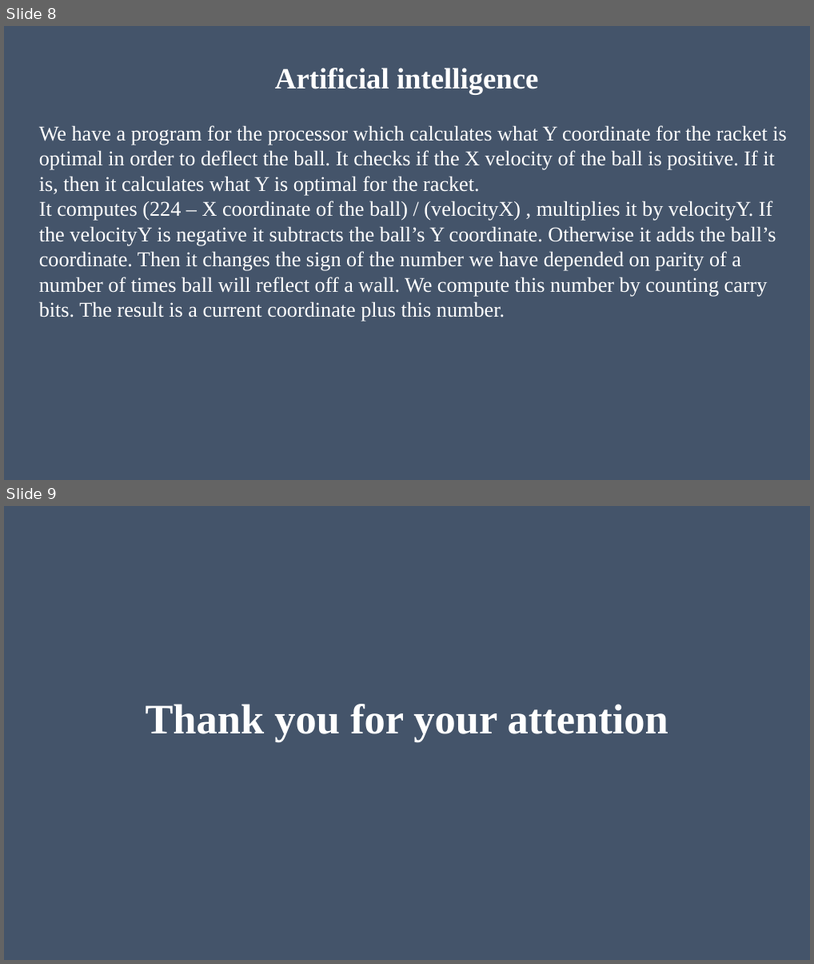
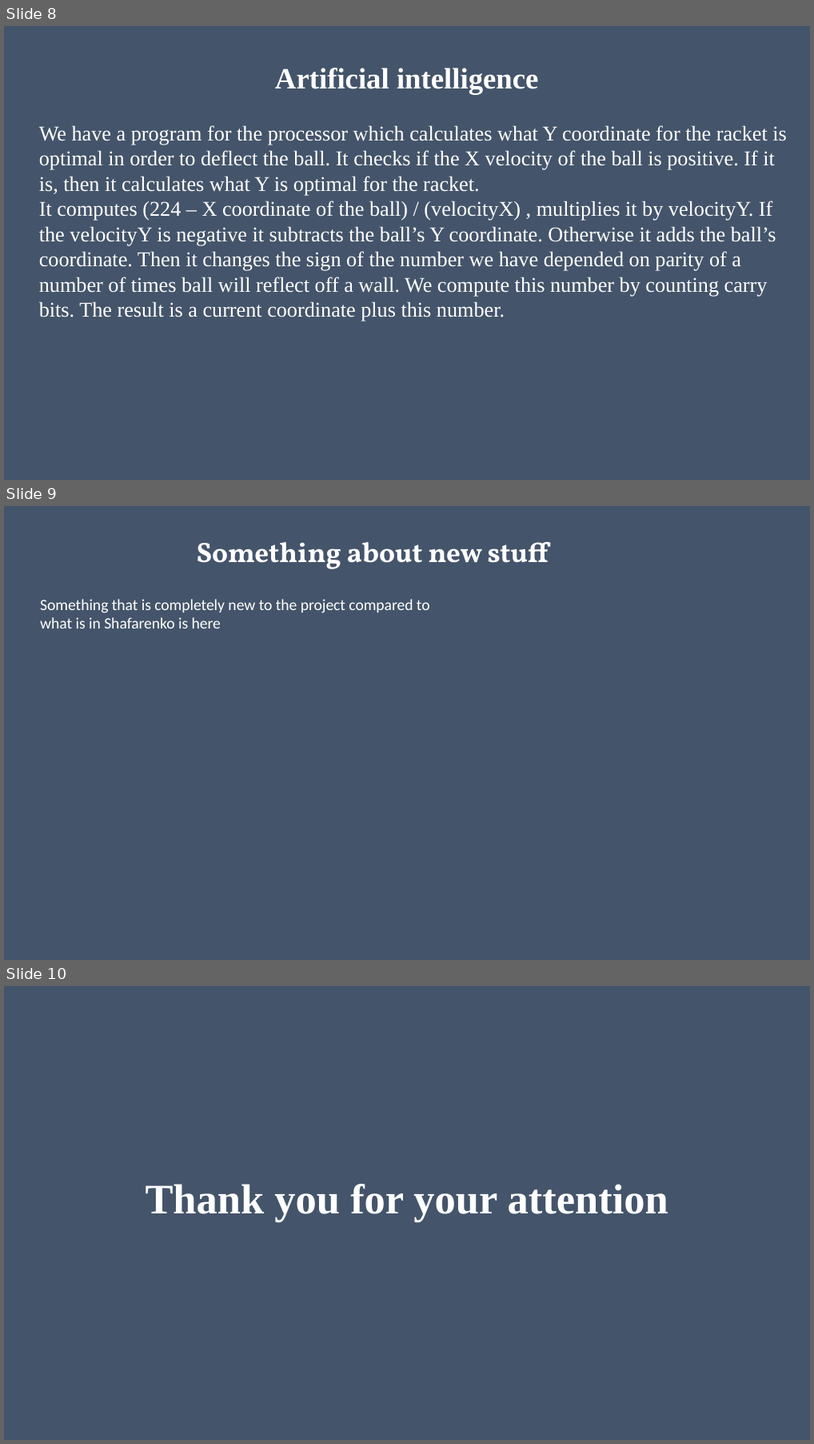
Before and after one commit to MIZINCHIK/DigitalPlatforms, a slide deck: Presentation.pptx. Shown one above the other, each under a label of ours: slides 8 and 9 before the commit, slides 8, 9 and 10 after it. The pictures are 814x964 and 814x1444 pixels, drawn with LibreOffice and Linux fonts; fonts in the diff are those of the drawing. Boxes give left, top, right and bottom in pixels: in the first picture for what was removed or moved away, otherwise in the second. Text is boxed around its words. In the diff, an @@ line names an element or a change of style, - is before the commit and + after.

```diff
--- a/Presentation.pptx
+++ b/Presentation.pptx
@@ slide 9 added at [4, 506, 810, 960], background #44546A @@
@@ title added at [197, 542, 550, 569], 33.3 pt, text #FFFFFF, bold @@
+Something about new stuff
@@ text added at [40, 599, 430, 628], 18.7 pt, text #FFFFFF @@
+Something that is completely new to the project compared to what is in Shafarenko is here
@@ what was slide 9 is now slide 10 @@
```
Also in this commit, not shown: 5 slides changed, 1 other file.
